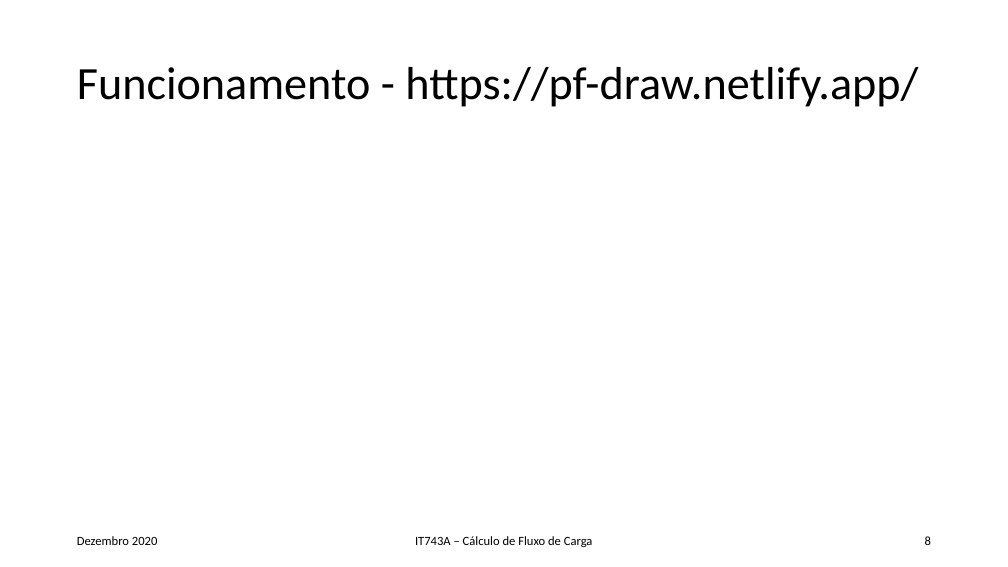
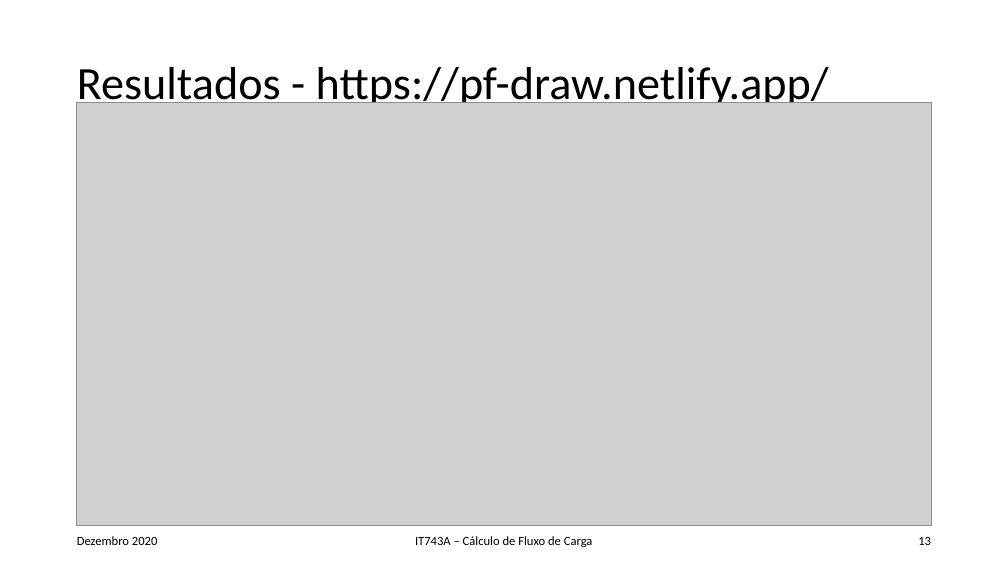
Before and after one commit to FilipeSO/pf-draw, a slide deck: slide 13 of public/ppt/RA149175_FSO_Rel_slides_rev1.pptx (slide 8 before the commit). Drawn at 1008x567 pixels with LibreOffice and Linux fonts; fonts in the diff are those of the drawing; grey boxes stand for pictures. Boxes give left, top, right and bottom in pixels: in the first picture for what was removed or moved away, otherwise in the second. Text is boxed around its words. In the diff, an @@ line names an element or a change of style, - is before the commit and + after.

Commit message:
adicionado informacoes aos resultados das tabelas barstate e powerflowstate

```diff
--- a/public/ppt/RA149175_FSO_Rel_slides_rev1.pptx
+++ b/public/ppt/RA149175_FSO_Rel_slides_rev1.pptx
@@ title at [77, 67, 829, 111]: text changed @@
-Funcionamento - https://pf-draw.netlify.app/
+Resultados - https://pf-draw.netlify.app/
@@ picture added at [76, 102, 932, 526] @@
@@ page number at [918, 537, 931, 545]: text changed @@
-8
+13
```
Also in this commit, not shown: 10 slides added, 2 other files.
